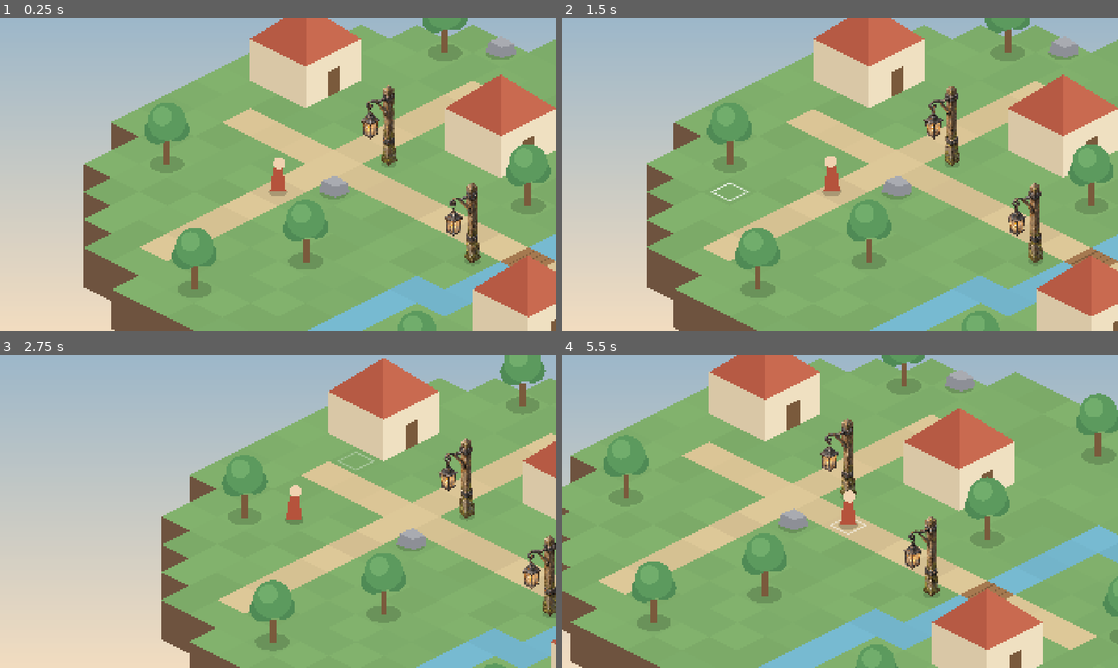
Above: before the commit, frames 1-4 (two rows, left to right).
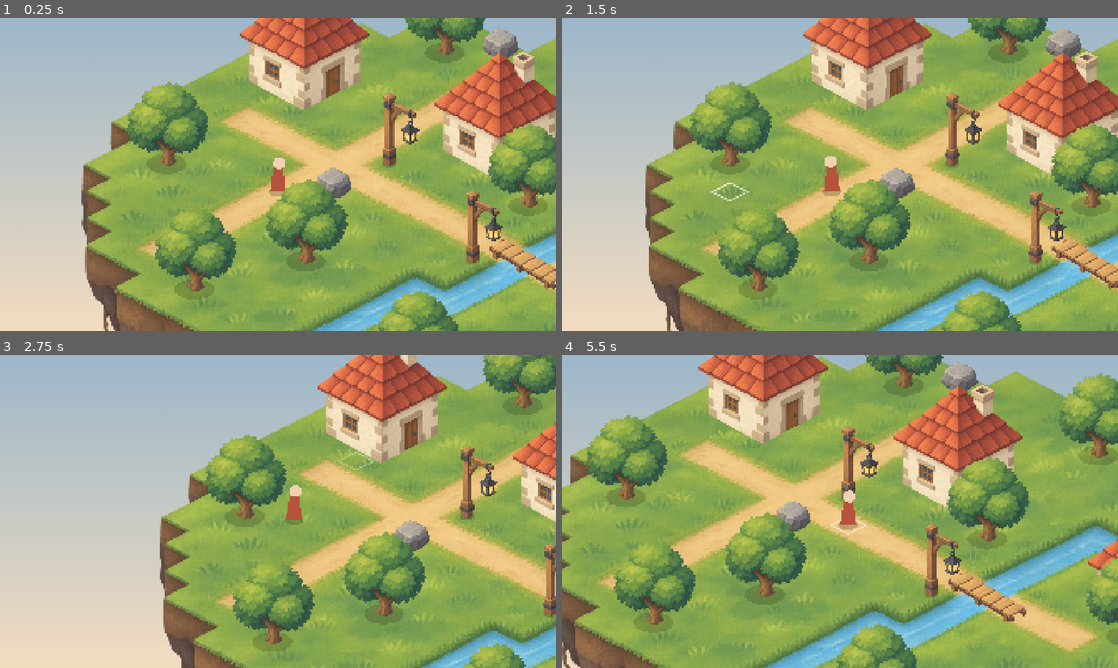
Above: after the commit, the same moments.

Repository: Jan1902/everwild-new
Game: Godot game, scene res://scenes/spiel.tscn
Same seed, same stepped clock (60 frames per second), same inputs: the game is played once before the commit and once after it.
Inputs (mouse positions are in pixels of both pictures, inside the frame that each line leads up to):
- Up to frame 1 (0.25 s): no input
- Up to frame 2 (1.5 s): tap Enter at 0.5 s; move the mouse to (962, 158) at 0.52 s; click (962, 158) at 0.67 s; tap Space at 1.25 s; move the mouse to (728, 190) at 1.27 s; click (728, 190) at 1.42 s
- Up to frame 3 (2.75 s): move the mouse to (333, 442) at 2.02 s; click (333, 442) at 2.17 s
- Up to frame 4 (5.5 s): move the mouse to (812, 574) at 2.77 s; click (812, 574) at 2.92 s; move the mouse to (1006, 558) at 3.52 s; click (1006, 558) at 3.67 s; move the mouse to (673, 464) at 4.27 s; click (673, 464) at 4.42 s; move the mouse to (867, 511) at 5.02 s; click (867, 511) at 5.17 s

The runs differ from the first frame. In frame 1, 64% of the frame differs, in the area x 14-100%, y 0-100%; in frame 2, 64%; in frame 3, 51%; in frame 4, 78%, in the area x 0-100%, y 0-100%.

Commit message:
Dorf mit gemaltem Bodenbild und ersten echten Sprites
Bodenbild aus einem Lageplan der Weltdatei generiert, dazu Haus,
Baum, Stein, Laterne und Bruecke. Welt und Objekte nutzen Bilder,
wenn es welche gibt, sonst weiter die Platzhalter. Die Bruecke ist
jetzt ein eigenes, begehbares Objekt.

Co-Authored-By: Claude Opus 5.5 <noreply@anthropic.com>

Diff:
--- a/data/welten/dorf.json
+++ b/data/welten/dorf.json
@@ -24,10 +24,16 @@
 		"                    ",
 		"                    "
 	],
+	"bodenbild": {
+		"pfad": "res://assets/welten/dorf_boden.png",
+		"massstab": 1.298,
+		"ursprung": [-922.13, 104.53]
+	},
 	"objekte": [
+		{"art": "bruecke", "zelle": [13, 9]},
 		{"art": "haus", "zelle": [8, 5], "groesse": [2, 2]},
 		{"art": "haus", "zelle": [2, 6], "groesse": [2, 2]},
-		{"art": "haus", "zelle": [15, 11], "groesse": [2, 2]},
+		{"art": "haus", "zelle": [16, 6], "groesse": [2, 2]},
 		{"art": "baum", "zelle": [4, 3]},
 		{"art": "baum", "zelle": [10, 2]},
 		{"art": "baum", "zelle": [16, 5]},
--- a/src/ansicht/objekt_ansicht.gd
+++ b/src/ansicht/objekt_ansicht.gd
@@ -1,14 +1,25 @@
 class_name ObjektAnsicht
 extends Node2D
-## Zeigt ein Objekt der Welt. Bis auf die Laterne sind alle Objekte gezeichnete Platzhalter.
+## Zeigt ein Objekt der Welt: als gemaltes Bild, wenn es eines gibt, sonst als gezeichneten Platzhalter.
 
-const LATERNE := "res://assets/objekte/laterne.png"
-## Fußpunkt des Pfostens im Laternenbild und Maßstab des Bildes in der Welt.
-const LATERNE_FUSS := Vector2(610, 950)
-const LATERNE_MASS := 0.2
+const BILDORDNER := "res://assets/objekte/"
+## Wie die Bilder in der Welt sitzen:
+##   breite   Breite des Bildes in Weltpixeln
+##   fuss     Stelle im Bild (Anteil von Breite und Höhe), die auf dem Boden steht
+##   versatz  Lage dieser Stelle relativ zur Mitte der Grundfläche
+##   schatten Radius des Bodenschattens, 0 für keinen
+const BILDER := {
+	"haus": {"breite": 298.0, "fuss": Vector2(0.51, 0.985), "versatz": Vector2(0, 64), "schatten": 0.0},
+	"baum": {"breite": 190.0, "fuss": Vector2(0.49, 0.97), "versatz": Vector2.ZERO, "schatten": 46.0},
+	"stein": {"breite": 84.0, "fuss": Vector2(0.5, 0.78), "versatz": Vector2.ZERO, "schatten": 0.0},
+	"laterne": {"breite": 85.0, "fuss": Vector2(0.19, 0.97), "versatz": Vector2.ZERO, "schatten": 16.0},
+	"bruecke": {"breite": 180.0, "fuss": Vector2(0.5, 0.45), "versatz": Vector2.ZERO, "schatten": 0.0},
+}
 
 var art := ""
 var groesse := Vector2i.ONE
+
+var _hat_bild := false
 
 
 ## Richtet das Objekt ein. Der Knoten sitzt in der Mitte seiner Grundfläche, damit die
@@ -17,16 +28,25 @@
 	art = objekt.art
 	groesse = objekt.groesse
 	position = Iso.zu_punkt(Vector2(objekt.zelle) + Vector2(groesse - Vector2i.ONE) * 0.5)
-	if art == "laterne":
-		var bild := Sprite2D.new()
-		bild.texture = load(LATERNE)
-		bild.centered = false
-		bild.offset = -LATERNE_FUSS
-		bild.scale = Vector2.ONE * LATERNE_MASS
-		add_child(bild)
+
+	var pfad := BILDORDNER + art + ".png"
+	if not BILDER.has(art) or not ResourceLoader.exists(pfad):
+		return
+	_hat_bild = true
+	var lage: Dictionary = BILDER[art]
+	var bild := Sprite2D.new()
+	bild.texture = load(pfad)
+	bild.centered = false
+	bild.scale = Vector2.ONE * (lage.breite / bild.texture.get_width())
+	bild.position = lage.versatz - Vector2(bild.texture.get_size()) * lage.fuss * bild.scale
+	add_child(bild)
 
 
 func _draw() -> void:
+	if _hat_bild:
+		if BILDER[art].schatten > 0.0:
+			_zeichne_schatten(BILDER[art].schatten)
+		return
 	match art:
 		"baum":
 			_zeichne_baum()
@@ -34,8 +54,6 @@
 			_zeichne_stein()
 		"haus":
 			_zeichne_haus()
-		"laterne":
-			_zeichne_schatten(18.0)
 
 
 func _zeichne_schatten(radius: float) -> void:
--- a/src/ansicht/spiel.gd
+++ b/src/ansicht/spiel.gd
@@ -20,21 +20,24 @@
 
 	_baue_himmel()
 
-	var boden := BodenAnsicht.new()
-	boden.welt = welt
-	add_child(boden)
+	_baue_boden()
+
+	# Flache Objekte wie die Brücke liegen direkt auf dem Boden, die Figur läuft immer darüber.
+	var flach := Node2D.new()
+	add_child(flach)
 
 	_marke = Zielmarke.new()
 	add_child(_marke)
 
-	# Objekte und Figur liegen in einer Ebene, die nach y sortiert: was weiter vorne steht, verdeckt.
+	# Alle anderen Objekte und die Figur liegen in einer Ebene, die nach y sortiert:
+	# was weiter vorne steht, verdeckt.
 	var ebene := Node2D.new()
 	ebene.y_sort_enabled = true
 	add_child(ebene)
 	for objekt in welt.objekte:
 		var ansicht := ObjektAnsicht.new()
 		ansicht.richte_ein(objekt)
-		ebene.add_child(ansicht)
+		(flach if objekt.art in Welt.FLACHE_ARTEN else ebene).add_child(ansicht)
 
 	spieler = Spieler.new()
 	spieler.setze(welt.spieler)
@@ -75,6 +78,22 @@
 	return spieler.position + Vector2(0, -40)
 
 
+## Nimmt das gemalte Bodenbild der Welt. Gibt es keines, wird der Boden als Platzhalter gezeichnet.
+func _baue_boden() -> void:
+	var pfad: String = welt.bodenbild.get("pfad", "")
+	if pfad.is_empty() or not ResourceLoader.exists(pfad):
+		var platzhalter := BodenAnsicht.new()
+		platzhalter.welt = welt
+		add_child(platzhalter)
+		return
+	var bild := Sprite2D.new()
+	bild.texture = load(pfad)
+	bild.centered = false
+	bild.position = Vector2(welt.bodenbild.ursprung[0], welt.bodenbild.ursprung[1])
+	bild.scale = Vector2.ONE / welt.bodenbild.massstab
+	add_child(bild)
+
+
 func _baue_himmel() -> void:
 	var verlauf := Gradient.new()
 	verlauf.set_color(0, HIMMEL_OBEN)
--- a/src/logik/welt.gd
+++ b/src/logik/welt.gd
@@ -14,6 +14,8 @@
 	"#": Boden.BRUECKE,
 }
 const BEGEHBAR := [Boden.GRAS, Boden.WEG, Boden.BRUECKE]
+## Objektarten, die flach am Boden liegen: Sie versperren nichts und die Figur läuft darüber.
+const FLACHE_ARTEN := ["bruecke"]
 
 var titel := ""
 var groesse := Vector2i.ZERO
@@ -21,6 +23,9 @@
 var spieler := Vector2i.ZERO
 ## Einträge mit "art" (String), "zelle" (Vector2i, hintere Ecke) und "groesse" (Vector2i).
 var objekte: Array[Dictionary] = []
+## Gemaltes Bodenbild mit "pfad", "massstab" (Bildpixel pro Weltpixel) und "ursprung"
+## (Weltpunkt der linken oberen Bildecke). Leer, solange die Welt keines hat.
+var bodenbild := {}
 
 var _boden := PackedInt32Array()
 var _belegt := {}
@@ -43,6 +48,7 @@
 	welt.groesse = _zu_zelle(daten.get("groesse", [0, 0]))
 	welt.start = _zu_zelle(daten.get("start", [0, 0]))
 	welt.spieler = welt.start
+	welt.bodenbild = daten.get("bodenbild", {})
 	welt._lies_boden(daten.get("boden", []))
 	for eintrag: Dictionary in daten.get("objekte", []):
 		welt.objekte.append({
@@ -60,9 +66,10 @@
 	if not begehbar(start):
 		liste.append("Startzelle %s ist nicht begehbar" % start)
 	for objekt in objekte:
+		var grund := Boden.BRUECKE if objekt.art == "bruecke" else Boden.GRAS
 		for zelle in belegte_zellen(objekt):
-			if boden(zelle) != Boden.GRAS:
-				liste.append("Objekt '%s' steht bei %s nicht auf Gras" % [objekt.art, zelle])
+			if boden(zelle) != grund:
+				liste.append("Objekt '%s' steht bei %s auf dem falschen Boden" % [objekt.art, zelle])
 	return liste
 
 
@@ -116,6 +123,8 @@
 
 func _baue_wege() -> void:
 	for objekt in objekte:
+		if objekt.art in FLACHE_ARTEN:
+			continue
 		for zelle in belegte_zellen(objekt):
 			_belegt[zelle] = true
 	_wege.region = Rect2i(Vector2i.ZERO, groesse)
--- /dev/null
+++ b/stiltest/dorf/plan.json
@@ -0,0 +1 @@
+{"massstab": 1.298, "ursprung": [-922.13, 104.53]}
--- a/tests/test_logik.gd
+++ b/tests/test_logik.gd
@@ -46,6 +46,7 @@
 	_pruefe(not welt.begehbar(Vector2i(8, 5)), "Haus ist begehbar")
 	_pruefe(not welt.begehbar(Vector2i(9, 6)), "Zweite Zelle des Hauses ist begehbar")
 	_pruefe(not welt.begehbar(Vector2i(7, 8)), "Laterne ist begehbar")
+	_pruefe(welt.objekte.any(func(o: Dictionary) -> bool: return o.art == "bruecke"), "Dorf hat kein Brückenobjekt")
 	_pruefe(not welt.begehbar(Vector2i(-1, 5)), "Zelle außerhalb des Rasters ist begehbar")
 
 	var ziel := Vector2i(16, 9)
Binary file added: assets/objekte/baum.png
Not shown, added: assets/objekte/baum.png.import
Binary file added: assets/objekte/bruecke.png
Not shown, added: assets/objekte/bruecke.png.import
Binary file added: assets/objekte/haus.png
Not shown, added: assets/objekte/haus.png.import
Binary file changed: assets/objekte/laterne.png
Binary file added: assets/objekte/stein.png
Not shown, added: assets/objekte/stein.png.import
Binary file added: assets/welten/dorf_boden.png
Not shown, added: assets/welten/dorf_boden.png.import
Binary file added: stiltest/dorf/baum.png
(and 13 more such lines)
